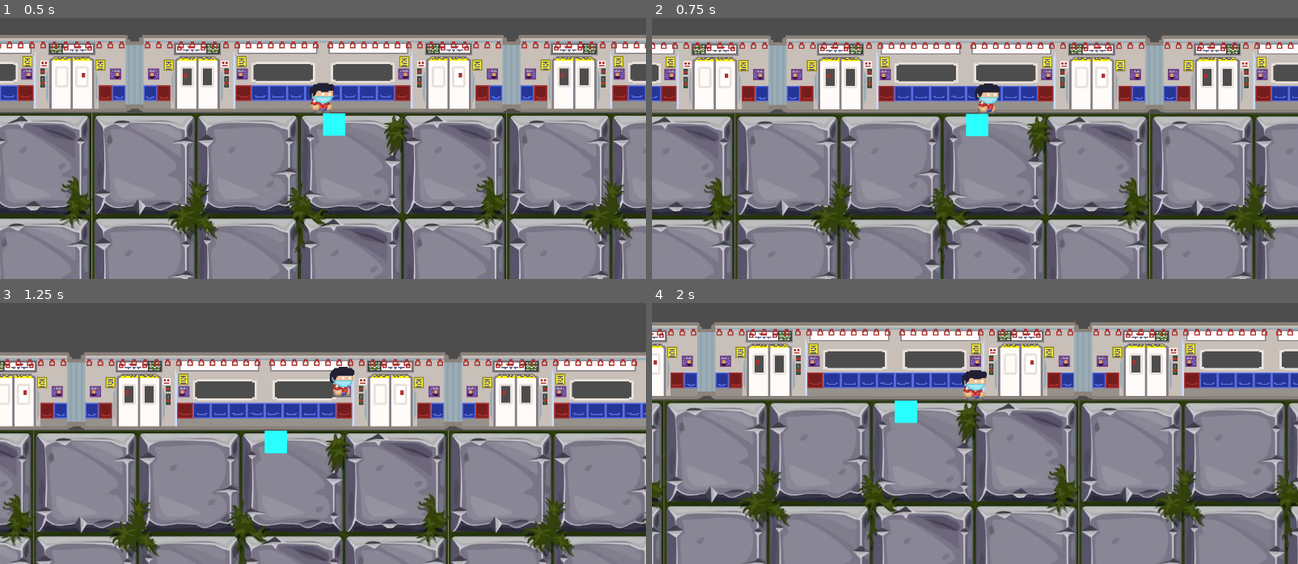
Above: before the commit, frames 1-4 (two rows, left to right).
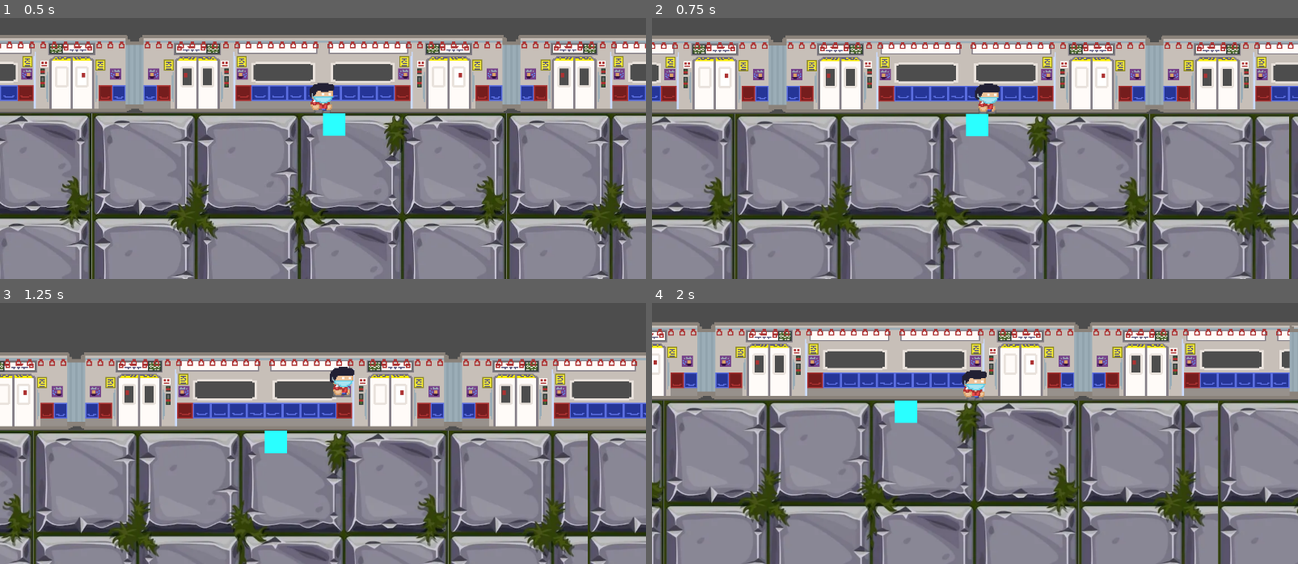
Above: after the commit, the same moments.

Repository: neinwhal/ggjsg-2026
Game: Godot game, scene res://src/level/main_level.tscn
Same seed, same stepped clock (60 frames per second), same inputs: the game is played once before the commit and once after it. This scene is started directly instead of the project's main scene.
Inputs (mouse positions are in pixels of both pictures, inside the frame that each line leads up to):
- Up to frame 1 (0.5 s): no input
- Up to frame 2 (0.75 s): move the mouse to (1117, 80) at 0.52 s; hold D (MoveRight) from 0.53 s (still down); click (1117, 80) at 0.67 s
- Up to frame 3 (1.25 s): keep holding D (MoveRight); tap Space (Jump) at 0.77 s
- Up to frame 4 (2 s): release D (MoveRight) at 1.25 s; drag from (845, 399) to (942, 454) at 1.27 s

Frame 1 is identical in both runs. In frame 2, 0.8% of the frame differs, in the area x 98-100%, y 37-100%; in frame 3, 1.4%; in frame 4, 3.7%, in the area x 87-100%, y 8-100%.

Commit message:
updated wall size

Diff:
--- a/src/level/main_level.gd
+++ b/src/level/main_level.gd
@@ -3,7 +3,8 @@
 var scene_selection: Array[PackedScene]
 var rand: RandomNumberGenerator
 
-const SECTION_WIDTH: int = 2304
+#const SECTION_WIDTH: int = 2304 #x2 viewport x
+const SECTION_WIDTH: int = 1728 # x1.5 viewport x
 const VIEWPORT_SIZE: int = 1152
 var current_min_x: int = -SECTION_WIDTH
 var current_max_x: int = SECTION_WIDTH
